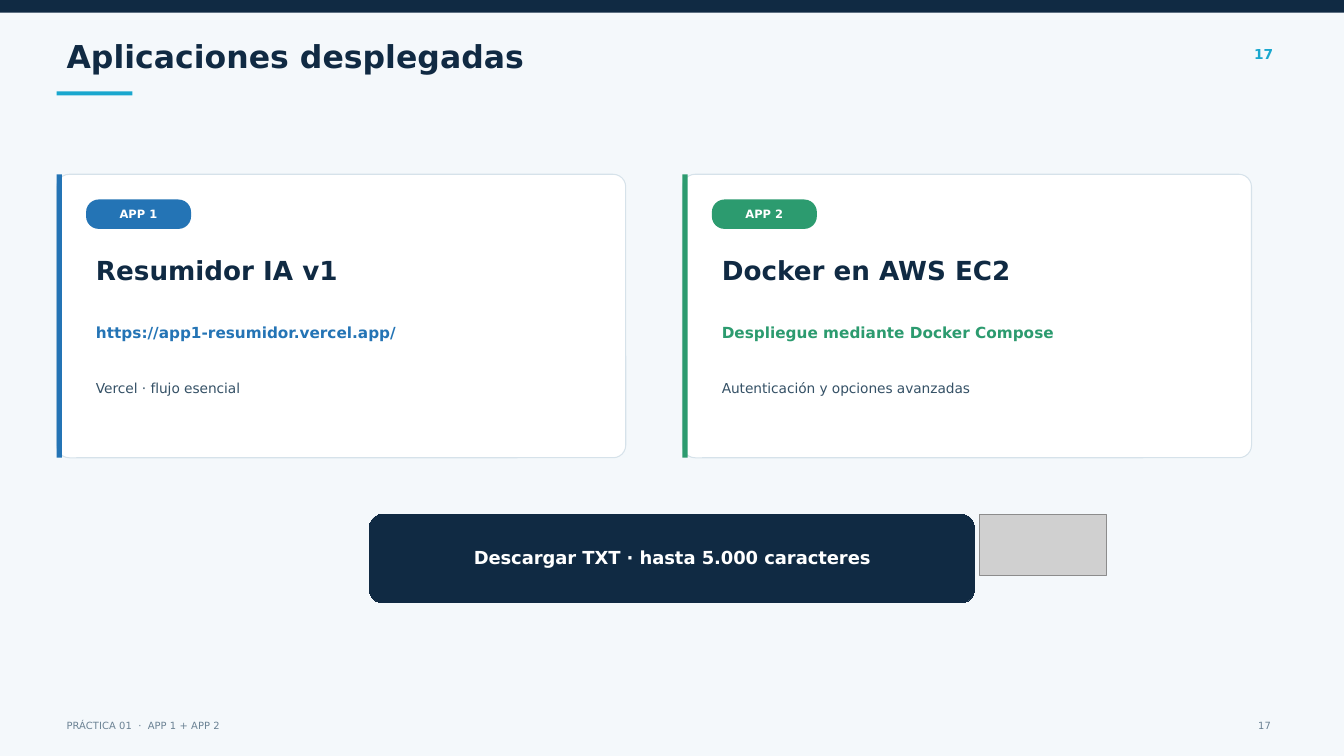
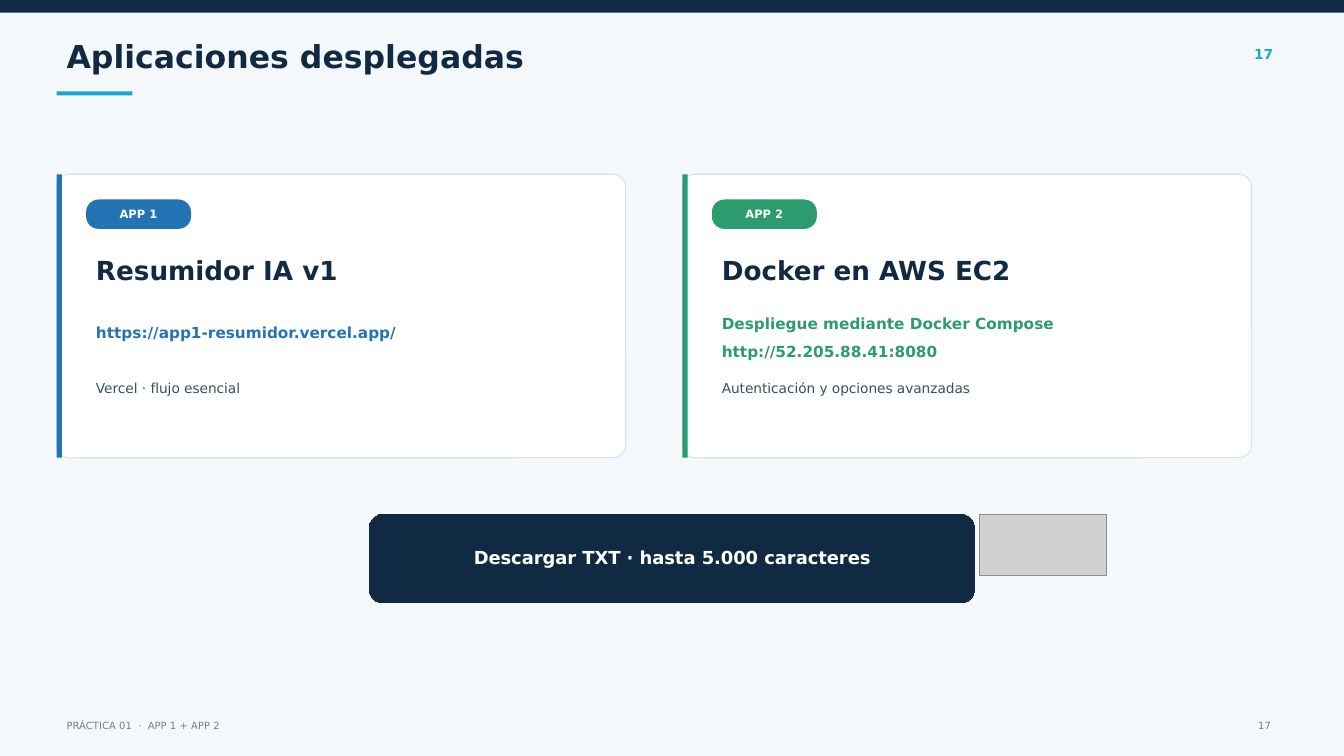
Before and after one commit to mdelrui/Practica01-Mini_App_Web, a slide deck: slide 17 of presentation/defensa.pptx. Drawn at 1344x756 pixels with LibreOffice and Linux fonts; fonts in the diff are those of the drawing; grey boxes stand for pictures. Boxes give left, top, right and bottom in pixels: in the first picture for what was removed or moved away, otherwise in the second. Text is boxed around its words. In the diff, an @@ line names an element or a change of style, - is before the commit and + after.

Commit message:
Presentación

```diff
--- a/presentation/defensa.pptx
+++ b/presentation/defensa.pptx
@@ text at [722,317,1054,360]: text changed @@
-Despliegue mediante Docker Compose
+Despliegue mediante Docker Compose http://52.205.88.41:8080
```
